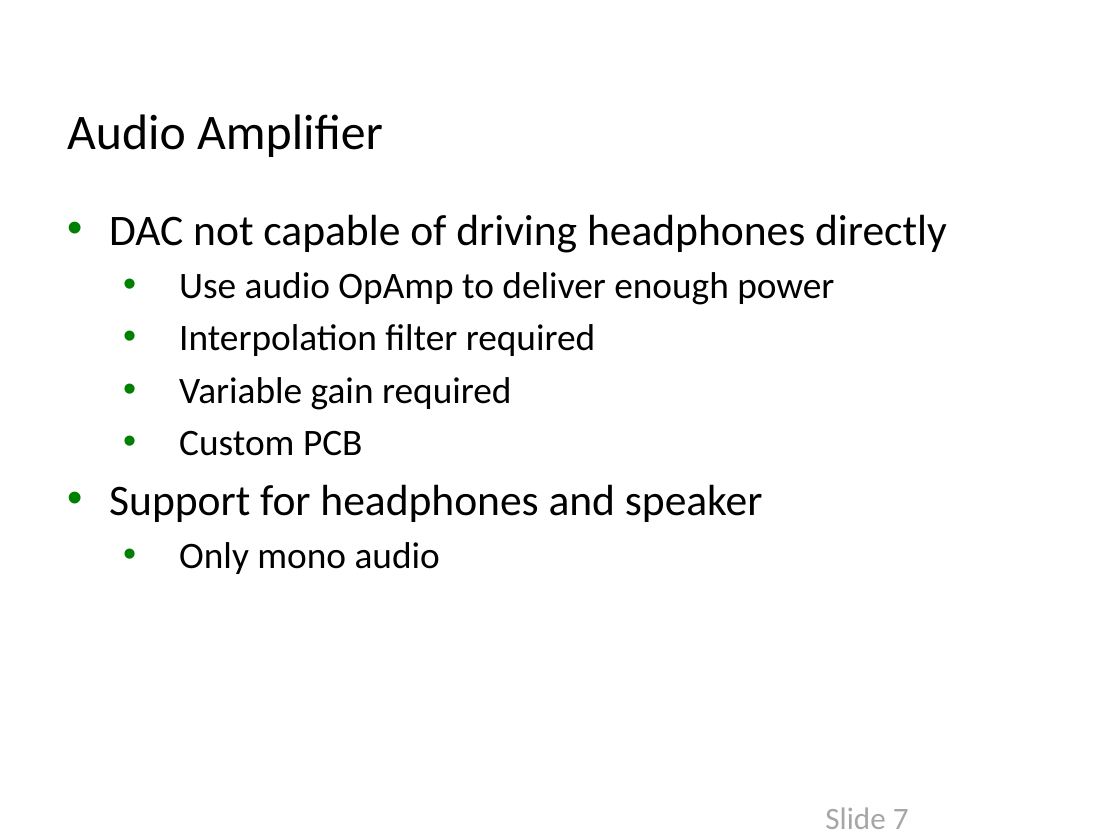
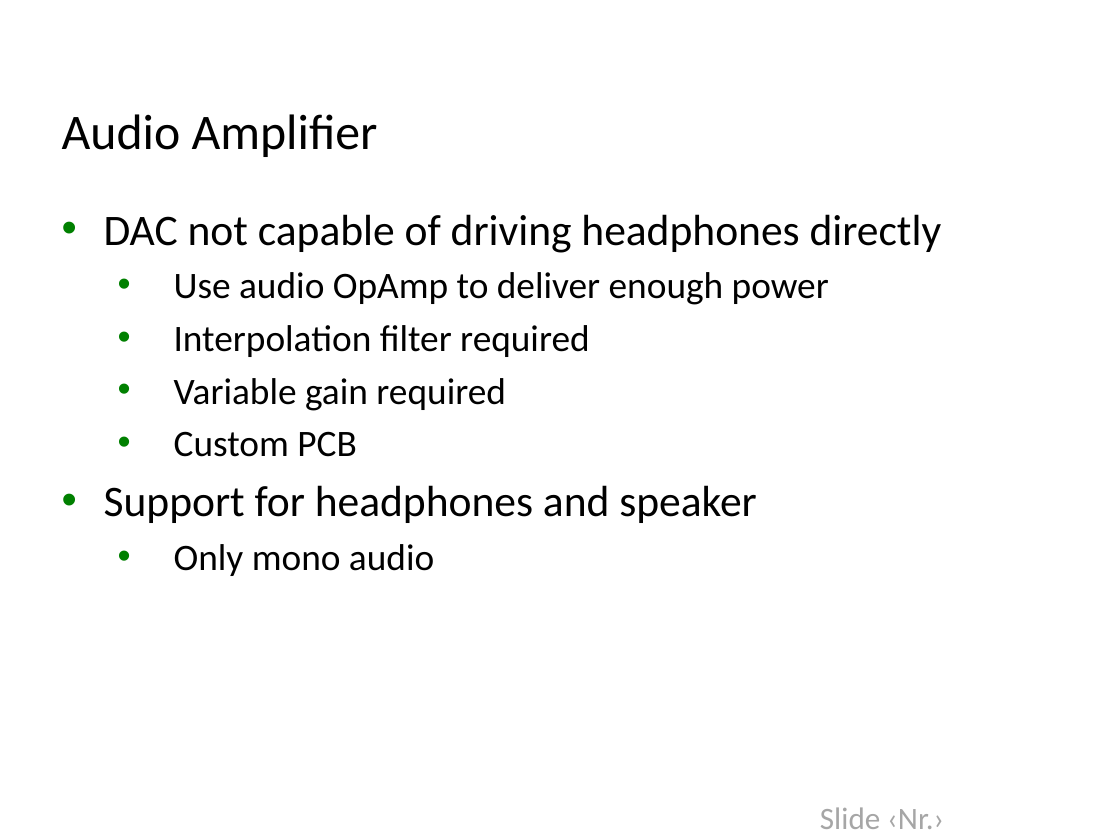
Before and after one commit to jarn0ld/smeagol-walkie-talkie, a slide deck: slide 7 of presentation/smeagol-new.pptx. Drawn at 1120x840 pixels with LibreOffice and Linux fonts; fonts in the diff are those of the drawing; background and template pictures are left out. Boxes give left, top, right and bottom in pixels: in the first picture for what was removed or moved away, otherwise in the second. Text is boxed around its words. In the diff, an @@ line names an element or a change of style, - is before the commit and + after.

```diff
--- a/presentation/smeagol-new.pptx
+++ b/presentation/smeagol-new.pptx
@@ title "Audio Amplifier": place and size @@
-title "Audio Amplifier" at [67,114,383,157]
+title "Audio Amplifier" at [62,114,378,157]
@@ text "DAC not capable of driving ...": place and size @@
-text "DAC not capable of driving ..." at [109,214,947,574]
+text "DAC not capable of driving ..." at [104,214,942,576]
@@ text at [820,807,944,829]: text changed @@
-Slide 7
+Slide ‹Nr.›
```
Also in this commit, not shown: 10 other slides changed, 1 slide added, 1 slide removed.
